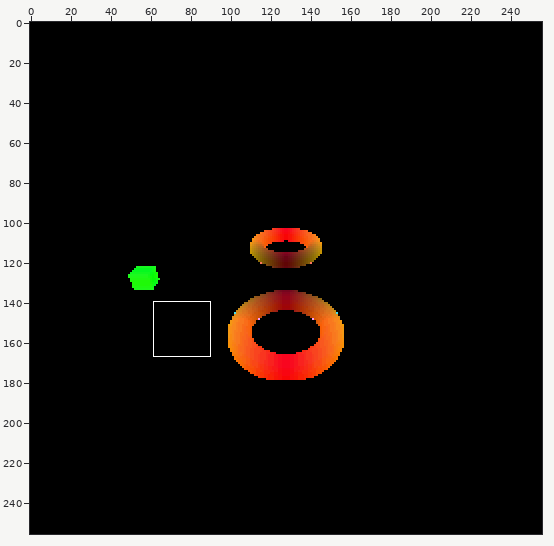
File history of a sprite sheet, images/part_8/part_8_5.png. Above, an overview of the earlier version with the close-up marked.
Close-up. Old version:
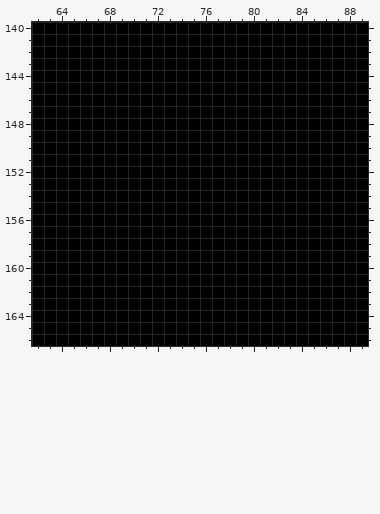
The file is 256x256 pixels. Colours within 5 levels of each other are drawn and written as one. Shown: x 62..89, y 140..166. The commit also changed other parts of the picture, which this record leaves out.
And afterwards:
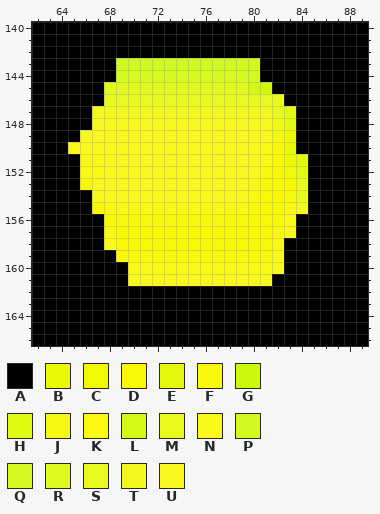
Palette (. is transparent): A #000000  B #ebf905  C #f1f905  D #f9f905  E #e2f90b  F #f9f90b  G #caf90c  H #e2f912  J #f3f913  K #f9f913  L #d5f916  M #e9f919  N #f9f919  P #cff91f  Q #d8f91f  R #e0f91f  S #e8f91f  T #f1f91f  U #f9f91f
Difference:
@@ x 62..89 @@
 142 AAAAAAAAAAAAAAAAAAAAAAAAAAAA
-143 AAAAAAAAAAAAAAAAAAAAAAAAAAAA
-144 AAAAAAAAAAAAAAAAAAAAAAAAAAAA
-145 AAAAAAAAAAAAAAAAAAAAAAAAAAAA
-146 AAAAAAAAAAAAAAAAAAAAAAAAAAAA
-147 AAAAAAAAAAAAAAAAAAAAAAAAAAAA
-148 AAAAAAAAAAAAAAAAAAAAAAAAAAAA
-149 AAAAAAAAAAAAAAAAAAAAAAAAAAAA
-150 AAAAAAAAAAAAAAAAAAAAAAAAAAAA
-151 AAAAAAAAAAAAAAAAAAAAAAAAAAAA
-152 AAAAAAAAAAAAAAAAAAAAAAAAAAAA
-153 AAAAAAAAAAAAAAAAAAAAAAAAAAAA
-154 AAAAAAAAAAAAAAAAAAAAAAAAAAAA
-155 AAAAAAAAAAAAAAAAAAAAAAAAAAAA
-156 AAAAAAAAAAAAAAAAAAAAAAAAAAAA
-157 AAAAAAAAAAAAAAAAAAAAAAAAAAAA
-158 AAAAAAAAAAAAAAAAAAAAAAAAAAAA
-159 AAAAAAAAAAAAAAAAAAAAAAAAAAAA
-160 AAAAAAAAAAAAAAAAAAAAAAAAAAAA
-161 AAAAAAAAAAAAAAAAAAAAAAAAAAAA
+143 AAAAAAAPPPPPPPPPPPPAAAAAAAAA
+144 AAAAAAAQQQQQQQQQQQPAAAAAAAAA
+145 AAAAAARRRRRRRRRRRRLGAAAAAAAA
+146 AAAAAASSSSSSSSSSSSSSSAAAAAAA
+147 AAAAATTTTTTTTTTTTTTTSHAAAAAA
+148 AAAAAUUUUUUUUUUUUUUUJHAAAAAA
+149 AAAAUUUUUUUUUUUUUUUUJBAAAAAA
+150 AAAUUUUUUUUUUUUUUUUNFBAAAAAA
+151 AAAANNUUUUUUUUUUUUUNDBEAAAAA
+152 AAAAKKUUUUUUUUUUUUUFDCHAAAAA
+153 AAAADUUUUUUUUUUUUUNFDDMAAAAA
+154 AAAAAUUUUUUUUUUUUUKDDFSAAAAA
+155 AAAAADKKKKKKKKKKKKFDDKTAAAAA
+156 AAAAAAFFFFFFFFFFFFDDFNAAAAAA
+157 AAAAAANDDDDDDDDDDDDDKUAAAAAA
+158 AAAAAAUDDDDDDDDDDDDDNAAAAAAA
+159 AAAAAAAFFFFFFFFFFFFFUAAAAAAA
+160 AAAAAAAAKKKKKKKKKKKKUAAAAAAA
+161 AAAAAAAAUUUUUUUUUUUUAAAAAAAA
 162 AAAAAAAAAAAAAAAAAAAAAAAAAAAA
Boxes around the changes in both close-ups, in picture pixels (x1, y1, x2, y2):
changed: (68, 58, 308, 286)
